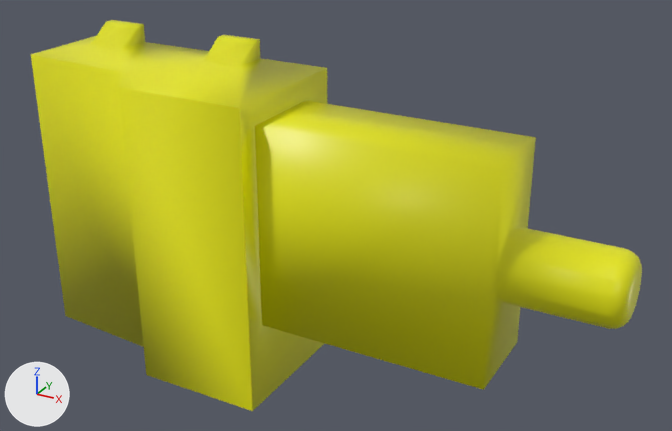
Before and after pictures for a commit that changed the OBJ model phoebe_mujoco_config/description/assets/full/autec_receiver.obj.
Camera for both pictures: a camera (50 mm lens) standing at (0.179, -0.318, 0.158) and looking at (0.016, -0.021, 0.01). Every picture has the same lights, and +X, +Y and +Z are marked at lower left. The first picture is the older version. Where no turn or scale is listed for an object, it has been applied to the vertices. Vertices at exactly the same position are counted once.

The first picture shows 'autec_receiver'.
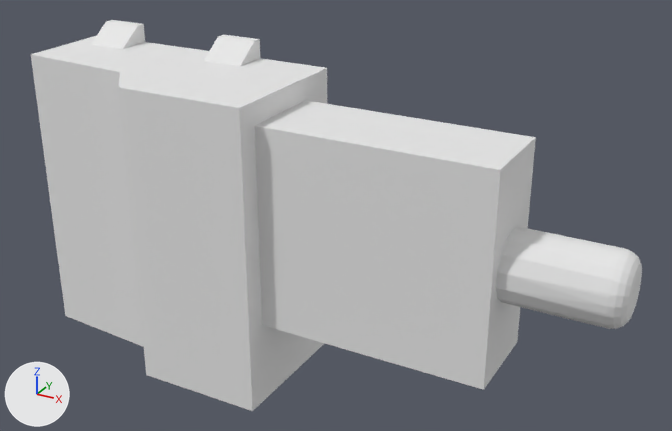
Patch to the scene script:
```diff
--- a/phoebe_mujoco_config/description/assets/full/autec_receiver.obj.py
+++ b/phoebe_mujoco_config/description/assets/full/autec_receiver.obj.py
@@ mat_mtl_autec_receiver @@
+mat_mtl_autec_receiver = principled_material('mtl_autec_receiver')
+mat_mtl_autec_receiver.base_color = (0.8, 0.8, 0.8)  # white #e7e7e7
+mat_mtl_autec_receiver.roughness = 1.0
@@ me_autec_receiver @@
 me_autec_receiver.from_pydata(...)  # 179 vertices, 354 faces; spans x -0.12..0.135, y -0.062..0.0, z -0.071..0.071
 # used by ob_autec_receiver; location = (0.0, 0.0, 0.0)
-me_autec_receiver.materials.append(mat_new_mat_color_014)  # yellow #e7e700
+# me_autec_receiver part 1: all faces are now shaded flat (354 of 354 changed)
+me_autec_receiver.materials.append(mat_mtl_autec_receiver)  # white #e7e7e7
```

Location of each change, [x1, y1, x2, y2] in pixels of the pictures (672 x 431 px):
'autec_receiver', recoloured, shading changed (yellow to white)
    both: [31, 20, 642, 411]
